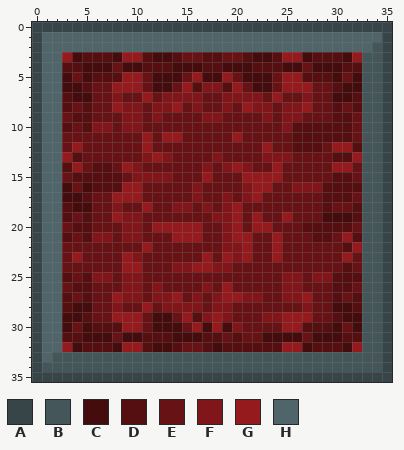
A pixel-art sprite gets an edit: button/music_player_selected.png. The picture above is the old version.
The file is 36x36 pixels.
Palette (. is transparent): A #374548  B #445659  C #450c0d  D #550f11  E #671214  F #81161a  G #951a1d  H #506569
Pixels before, first column x 0:
 0 AAAAAAAAAAAAAAAAAAAAAAAAAAAAAAAAAAAA
 1 AHHHHHHHHHHHHHHHHHHHHHHHHHHHHHHHHHHA
 2 AHHHHHHHHHHHHHHHHHHHHHHHHHHHHHHHHHBA
 3 AHHGCDDDCGGDCCDEEDDEEDCCDGGCDDDCGBBA
 4 AHHDDCCCECCDDDCCCDDCCCDDDCCECCCDDBBA
 5 AHHCECDDDGGECCCEGCCGECCCEGGDDDCECBBA
 6 AHHCCDEEGGGECCEGDFFDGECCEGGGEEDCCBBA
 7 AHHDCCEEFEEGEFFFFEEFFFFEGEEFEECCDBBA
 8 AHHDEDEEGFFEFFGEFEEFEGFFEFFGEEDEDBBA
 9 AHHEDDEEEFFEFEEEEFFEEEEFEFFEEEDDEBBA
10 AHHDEDFFEFFEEEEEEEEEEEEEEFDDDDDDEBBA
11 AHHEEEEEEEEGEGGEEEEEGEEEEEDDDDDDEBBA
12 AHHEGEEEEEEGEEEEEEEEEEEGEEDDDEGGDBBA
13 AHHGDEEEEEEFGFEEEEFEEEEFFFEEEEDDGBBA
14 AHHDGEDDEGFEEEEEEFEFGFEEGEEEEEGGEBBA
15 AHHEDDDDDEFFFFEEEGEEEGGGGEEEEEDDEBBA
16 AHHCECDDDGGEEEEEFEEEEFGGEEFFFDDDDBBA
17 AHHCCDEEGGGEEEEEFEEFEFGEEEEEEDDDEBBA
18 AHHDCCEEFEEGEEFFEFEFGEEEEEEEEDEEDBBA
19 AHHDEDEEGFFEEEEEEEFFGEGEEGEEECCCDBBA
20 AHHEDDEEEFFEGGGGGEEFGEGGEEEDDDDDEBBA
21 AHHDEDFFEFFEEEGGGEEFGGEEGEEEDDEGDBBA
22 AHHEEEEEEEEGEEEEEEEFFGEEGEEEEEEDGBBA
23 AHHEGEEEEGFEEEEEEGEGFGEEGEEEEEEGEBBA
24 AHHEEEEEEGGEEEFFGGFFEEEEEEEEEEEDEBBA
25 AHHDEDFFEFFEEEEEEEEEEEEEEFFEFFDDDBBA
26 AHHEDDEEEFFEFEEEEFEGEEEEEFFEEEDDEBBA
27 AHHDEDEEGFFEFFGEFEFGGFFEEFFGEEDEDBBA
28 AHHDCCEEFEEGEFFFFEFFEEEEEEEFEECCDBBA
29 AHHCCDEEGGGECCEGDFGFEEEFFGGGEEDCCBBA
30 AHHCECDDDGGECCCEGCGCFEEEEGGDDDCECBBA
31 AHHDDCCCECCDDDCCCDDEDEECCCCECCCDDBBA
32 AHHGCDDDCGGDCCDEEDCDDDDDDGGCDDDCGBBA
33 AHBBBBBBBBBBBBBBBBBBBBBBBBBBBBBBBBBA
34 ABBBBBBBBBBBBBBBBBBBBBBBBBBBBBBBBBBA
35 AAAAAAAAAAAAAAAAAAAAAAAAAAAAAAAAAAAA
After:
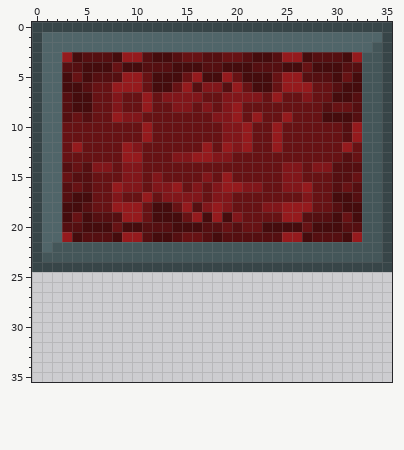
From old to new:
y 8: x 4..5 ED -> CC; x 8..17 GFFEFFGEFE -> FEEGEEFFEF; x 20..23 EGFF -> GEEE; x 25..27 FFG -> EEE; x 29..30 ED -> DE
y 9: x 3..4 ED -> DE; x 8 E -> G; x 12 F -> E; x 17 F -> E; x 19..20 EE -> FG; x 22..23 EF -> GE; x 25..26 FF -> GE; x 29..32 EDDE -> CCCD
y 10: x 3 D -> E; x 5..7 DFF -> EEE; x 9..11 FFE -> EEG; x 19..21 EEE -> FFG; x 24..30 EFDDDDD -> GEEEEEE; x 32 E -> G
y 11: x 13..14 GG -> EE; x 19..21 EGE -> FFG; x 24 E -> G; x 26..30 DDDDD -> EEEEE; x 32 E -> G
y 12: x 9..11 EEG -> GFE; x 17 E -> G; x 19..21 EEE -> GFG; x 23..24 GE -> EG; x 26..28 DDD -> EEE; x 30 G -> E; x 32 D -> E
y 13: x 3..4 GD -> EE; x 9..17 EEFGFEEEE -> GGEEEFFGG; x 19 E -> F; x 23..25 FFF -> EEE; x 30 D -> E; x 32 G -> E
y 14: x 4..7 GEDD -> EDFF; x 9 G -> F; x 17 F -> E; x 19..21 FGF -> EEE; x 24..26 GEE -> EFF; x 28..32 EEGGE -> FFDDD
y 15: x 6..9 DDDE -> EEEF; x 11 F -> E; x 13 F -> E; x 17 G -> F; x 19 E -> G; x 21..26 GGGGEE -> EEEEFF
y 16: x 3 C -> D; x 5..10 CDDDGG -> DEEGFF; x 12..14 EEE -> FFG; x 18..20 EEE -> FGG; x 22..23 GG -> FE; x 25 E -> F; x 27..29 FFD -> GEE; x 31 D -> E
y 17: x 3 C -> D; x 5 D -> C; x 8..11 GGGE -> FEEG; x 13..15 EEE -> FFF; x 18 E -> F; x 21..22 FG -> EE; x 27 E -> F; x 29..32 DDDE -> ECCD
y 18: x 3 D -> C; x 5 C -> D; x 8..16 FEEGEEFFE -> GGGECCEGD; x 18 E -> G; x 20 G -> E; x 23..27 EEEEE -> FFGGG; x 29..32 DEED -> EDCC
y 19: x 3 D -> C; x 5..10 DEEGFF -> CDDDGG; x 12..14 EEE -> CCC; x 16..20 EEFFG -> GCGCF; x 22 G -> E; x 26..29 EEEC -> GDDD; x 31..32 CD -> EC
y 20: x 3 E -> D; x 5..7 DEE -> CCC; x 9..20 FFEGGGGGEEFG -> CCDDDCCCDDED; x 22..30 GGEEEDDDD -> ECCCCECCC; x 32 E -> D
y 21: x 3..4 DE -> GC; x 6..27 FFEFFEEEGGGEEFGGEEGEEE -> DDCGGDCCDEEDCDDDDDDGGC; x 30..32 EGD -> DCG
y 22: x 2..32 HEEEEEEEEGEEEEEEEFFGEEGEEEEEEDG -> BBBBBBBBBBBBBBBBBBBBBBBBBBBBBBB
y 23: x 1..32 HHEGEEEEGFEEEEEEGEGFGEEGEEEEEEGE -> BBBBBBBBBBBBBBBBBBBBBBBBBBBBBBBB
y 24: x 1..34 HHEEEEEEGGEEEFFGGFFEEEEEEEEEEEDEBB -> AAAAAAAAAAAAAAAAAAAAAAAAAAAAAAAAAA
y 25: x 0..35 AHHDEDFFEFFEEEEEEEEEEEEEEFFEFFDDDBBA -> ....................................
y 26: x 0..35 AHHEDDEEEFFEFEEEEFEGEEEEEFFEEEDDEBBA -> ....................................
y 27: x 0..35 AHHDEDEEGFFEFFGEFEFGGFFEEFFGEEDEDBBA -> ....................................
y 28: x 0..35 AHHDCCEEFEEGEFFFFEFFEEEEEEEFEECCDBBA -> ....................................
y 29: x 0..35 AHHCCDEEGGGECCEGDFGFEEEFFGGGEEDCCBBA -> ....................................
y 30: x 0..35 AHHCECDDDGGECCCEGCGCFEEEEGGDDDCECBBA -> ....................................
y 31: x 0..35 AHHDDCCCECCDDDCCCDDEDEECCCCECCCDDBBA -> ....................................
y 32: x 0..35 AHHGCDDDCGGDCCDEEDCDDDDDDGGCDDDCGBBA -> ....................................
y 33: x 0..35 AHBBBBBBBBBBBBBBBBBBBBBBBBBBBBBBBBBA -> ....................................
y 34: x 0..35 ABBBBBBBBBBBBBBBBBBBBBBBBBBBBBBBBBBA -> ....................................
y 35: x 0..35 AAAAAAAAAAAAAAAAAAAAAAAAAAAAAAAAAAAA -> ....................................
Boxes around the changes in both pictures, in picture pixels (x1, y1, x2, y2):
changed: (32, 102, 392, 382)
